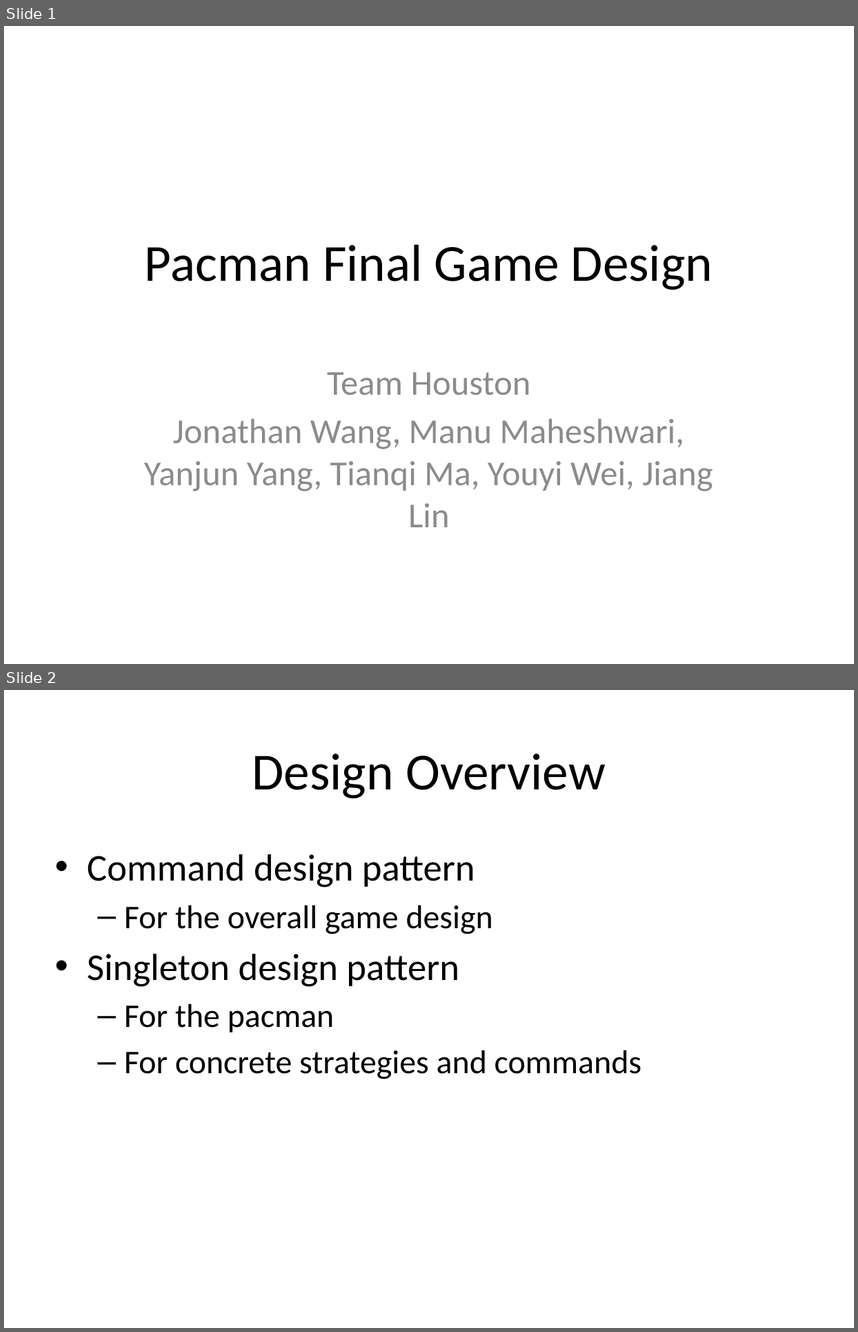
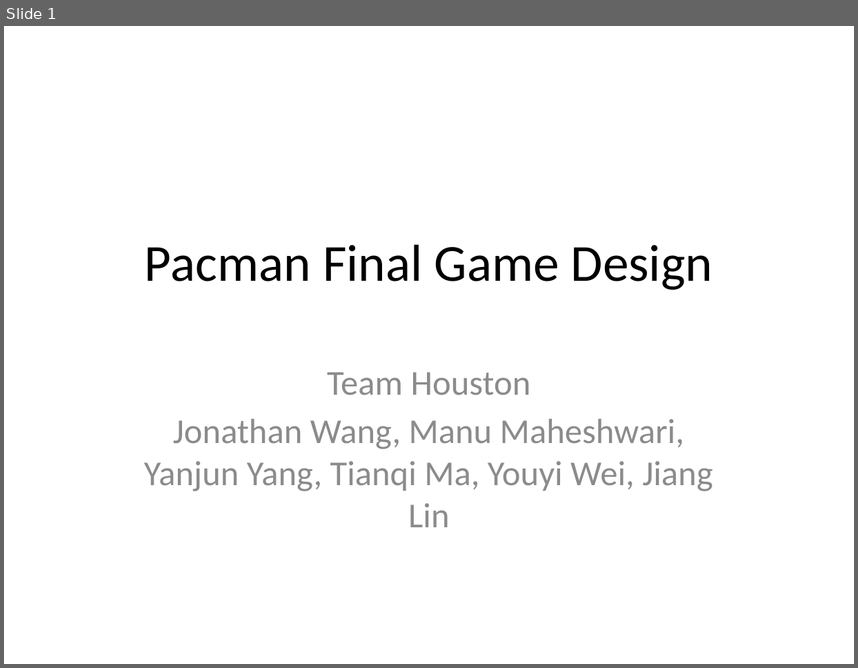
Before and after one commit to 11manu96/comp504-H7, a slide deck: src/main/resources/hw7_presentation.pptx. Shown one above the other, each under a label of ours: slides 1 and 2 before the commit, slide 1 after it. The pictures are 858x1332 and 858x668 pixels, drawn with LibreOffice and Linux fonts; fonts in the diff are those of the drawing. Boxes give left, top, right and bottom in pixels: in the first picture for what was removed or moved away, otherwise in the second. Text is boxed around its words. In the diff, an @@ line names an element or a change of style, - is before the commit and + after.

```diff
--- a/src/main/resources/hw7_presentation.pptx
+++ b/src/main/resources/hw7_presentation.pptx
@@ slide 2 removed at [4,690,854,1328], background #FFFFFF @@
@@ title removed at [252,753,606,798] @@
-Design Overview
@@ text removed at [87,854,642,1079] @@
-• Command design pattern
-  – For the overall game design
-• Singleton design pattern
-  – For the pacman
-  – For concrete strategies and commands
```
Also in this commit, not shown: 2 slides changed, 7 slides added, 8 other slides removed.
